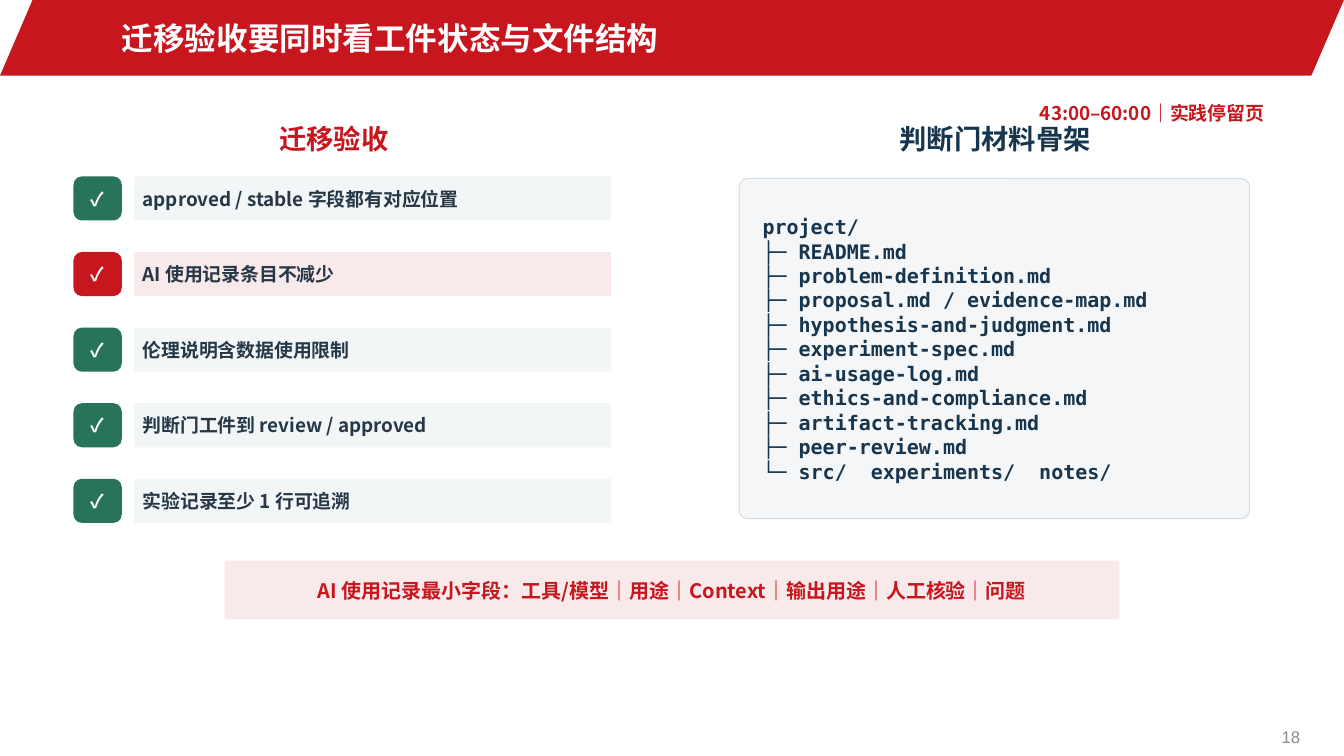
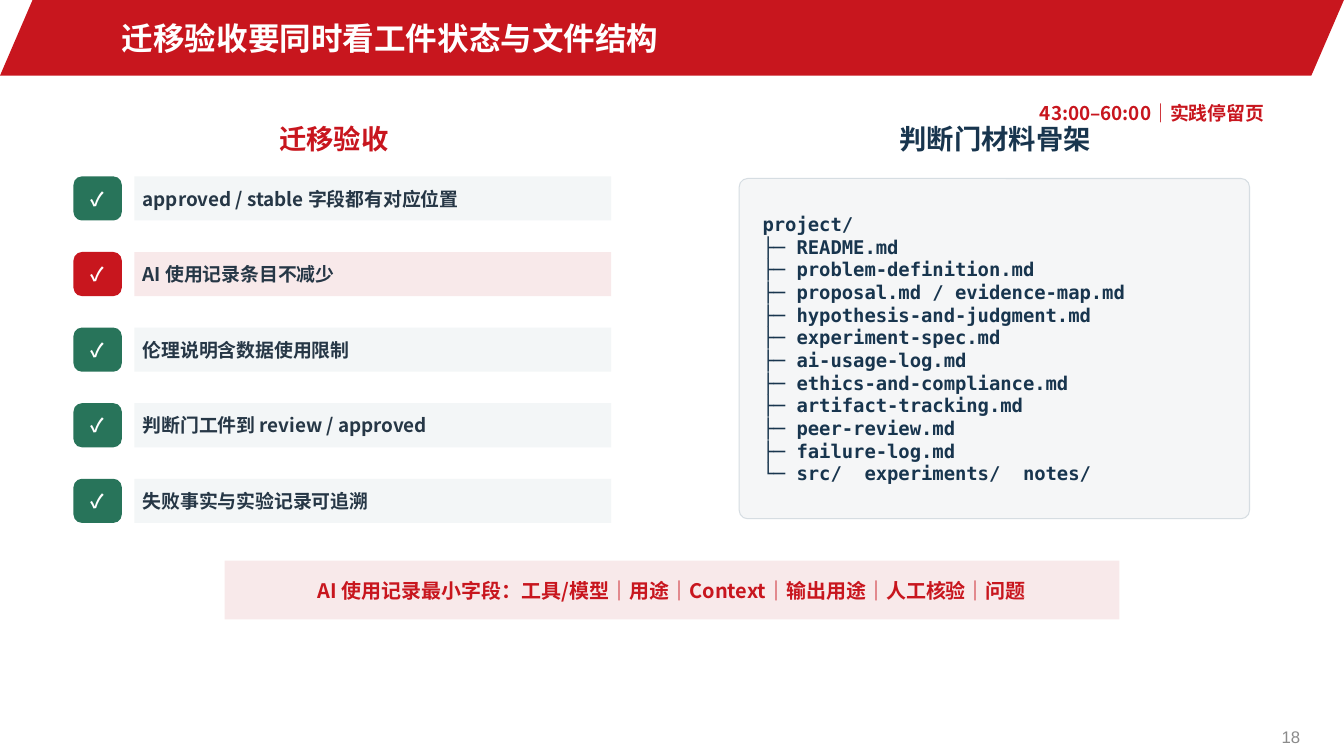
Before and after one commit to jinyh/ai4research, a slide deck: slide 18 of lessons/lesson-09/slides.pptx. Drawn at 1344x756 pixels with LibreOffice and Linux fonts; fonts in the diff are those of the drawing; background and template pictures are left out. Boxes give left, top, right and bottom in pixels: in the first picture for what was removed or moved away, otherwise in the second. Text is boxed around its words. In the diff, an @@ line names an element or a change of style, - is before the commit and + after.

Commit message:
feat(course): add teacher review workflow and align judgment gate

```diff
--- a/lessons/lesson-09/slides.pptx
+++ b/lessons/lesson-09/slides.pptx
@@ text in rounded rectangle at bbox=[763, 216, 1125, 484]: size 14.2 to 13.5 pt; line spacing 1.02 to 1 @@
@@ text in rounded rectangle at bbox=[797, 443, 956, 462]: paragraph added @@
+├─ failure-log.md
@@ text in rectangle at bbox=[143, 492, 369, 510]: text changed @@
-实验记录至少 1 行可追溯
+失败事实与实验记录可追溯
```
Also in this commit, not shown: 8 other slides changed, 8 other files.
